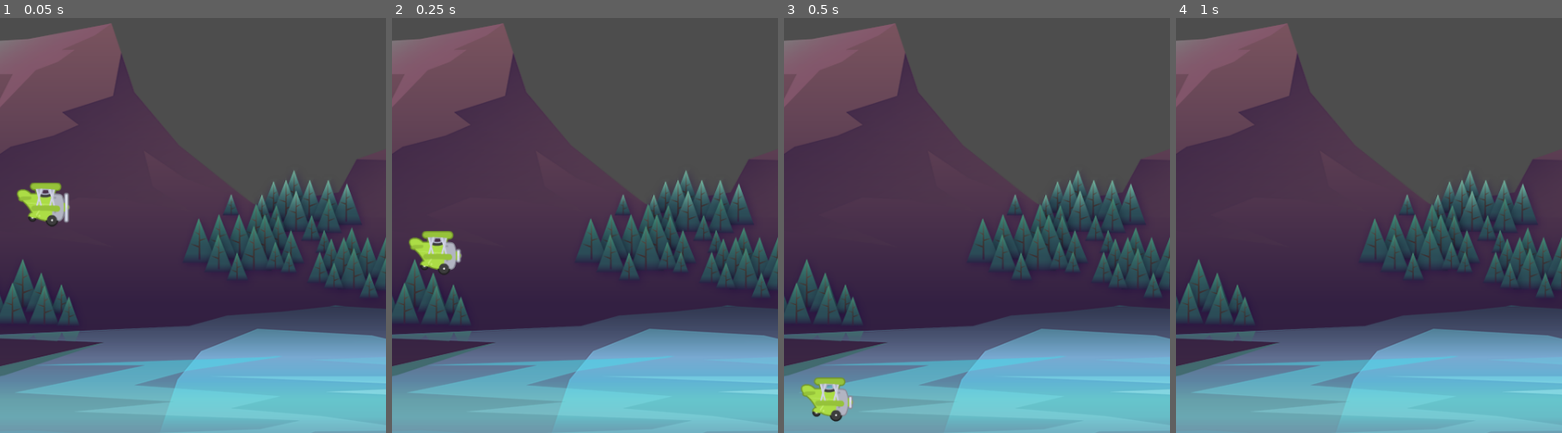
Above: before the commit, frames 1-4 (left to right).
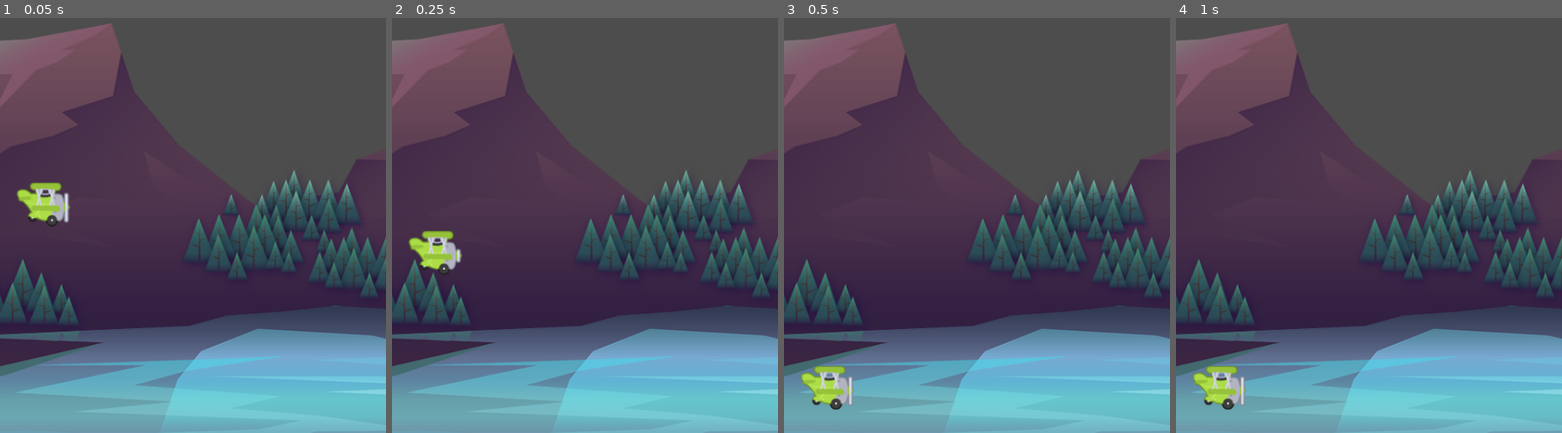
Above: after the commit, the same moments.

Repository: Epiq122/tappy-game
Game: Godot game, scene res://game/game.tscn
The game is run twice, just before and just after one commit, with the same random seed, the same clock (stepped at 60 frames per second) and the same inputs.
Inputs:
- Up to frame 1 (0.05 s): no input
- Up to frame 2 (0.25 s): no input
- Up to frame 3 (0.5 s): no input
- Up to frame 4 (1 s): tap Space (fly) at 0.6 s

Frames 1-2 are identical in both runs. In frame 3, 1.2% of the frame differs, in the area x 4-19%, y 83-98%; in frame 4, 1.0%.

Commit message:
added a invisble floor so when the plane hits the bottom it stops

Diff:
--- a/game/game.tscn
+++ b/game/game.tscn
@@ -1,7 +1,10 @@
-[gd_scene load_steps=3 format=3 uid="uid://pjd66in1rtno"]
+[gd_scene load_steps=4 format=3 uid="uid://pjd66in1rtno"]
 
 [ext_resource type="Texture2D" uid="uid://bcn2jpow2ft0l" path="res://assets/background/rocks_2.png" id="1_ey5ni"]
 [ext_resource type="PackedScene" uid="uid://cymrvxj436mgg" path="res://plane_cb/plane_cb.tscn" id="2_86r0s"]
+
+[sub_resource type="RectangleShape2D" id="RectangleShape2D_nbu7x"]
+size = Vector2(505, 20)
 
 [node name="Game" type="Node2D"]
 
@@ -11,3 +14,10 @@
 
 [node name="PlaneCB" parent="." instance=ExtResource("2_86r0s")]
 position = Vector2(54, 567)
+
+[node name="Ground" type="StaticBody2D" parent="."]
+position = Vector2(2, 837)
+
+[node name="CollisionShape2D" type="CollisionShape2D" parent="Ground"]
+position = Vector2(243, 0)
+shape = SubResource("RectangleShape2D_nbu7x")
--- a/plane_cb/plane_cb.gd
+++ b/plane_cb/plane_cb.gd
@@ -4,6 +4,7 @@
 const POWER: float = -400.0
 
 @onready var animation_player = $AnimationPlayer
+@onready var animated_sprite_2d = $AnimatedSprite2D
 
 # Called when the node enters the scene tree for the first time.
 func _ready():
@@ -15,12 +16,16 @@
 	velocity.y += GRAVITY * delta # How many pixesls its falling per second
 
 	fly()
+	move_and_slide()
 
-
-
-	move_and_slide()
+	if is_on_floor() == true:
+		die()
 
 func fly() ->void:
 	if Input.is_action_just_pressed("fly") == true:
 		velocity.y = POWER
 		animation_player.play("fly")
+
+func die() -> void:
+	animated_sprite_2d.stop()
+	set_physics_process(false)
